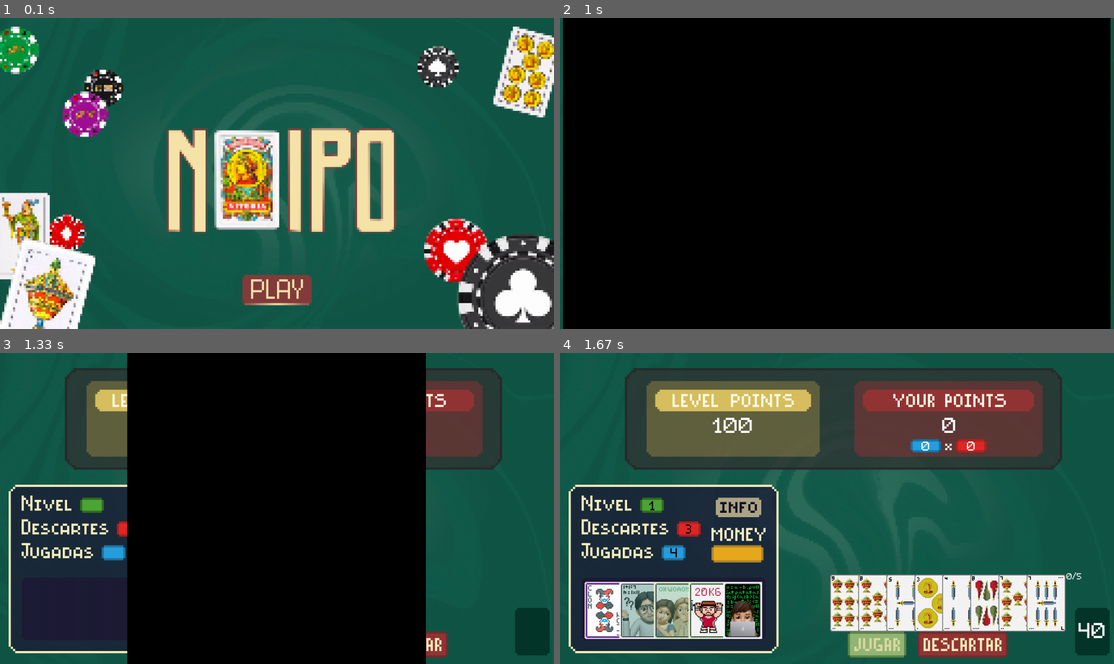
Above: before the commit, frames 1-4 (two rows, left to right).
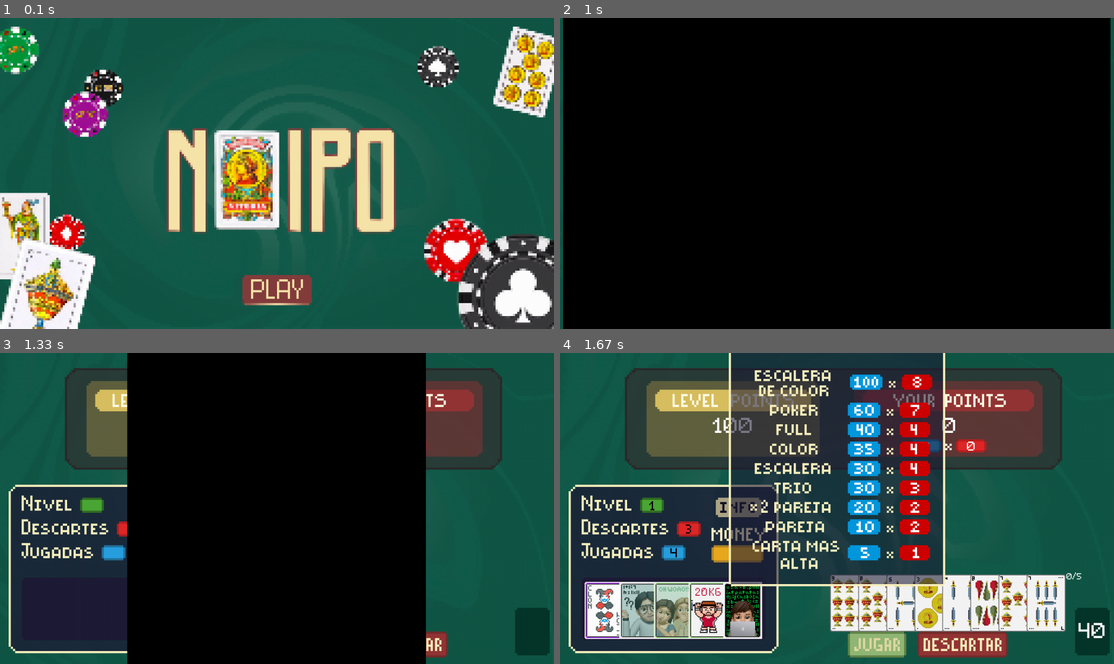
Above: after the commit, the same moments.

Repository: Hsandin7/Practica-TPA
Game: pygame game, started from main.py
Two runs of this game, one before a commit and one after it. Both use one fixed random seed, a clock stepped at 60 frames per second and the inputs below.
Inputs (mouse positions are in pixels of both pictures, inside the frame that each line leads up to):
- Up to frame 1 (0.1 s): no input
- Up to frame 2 (1 s): click (837, 288) at 0.38 s
- Up to frame 3 (1.33 s): click (105, 580) at 1.22 s
- Up to frame 4 (1.67 s): click (737, 508) at 1.55 s

Frames 1-3 are identical in both runs. In frame 4, 24% of the frame differs, in the area x 30-70%, y 0-76%.

Commit message:
Archivo main corregido

Diff:
--- a/main.py
+++ b/main.py
@@ -60,8 +60,12 @@
             case 4:
                 juego.mostrar_menu_guardado(screen)
                 juego.actualizar_menu_guardado(eventos)
-            case _:
-                pass
+            case 5:
+                juego.mostrar_pagina_game_over(screen)
+                juego.actualizar_pagina_game_over(eventos)
+            case 6:
+                juego.mostrar_pantalla_info(screen)
+
 
         if Juego.num_transicion:
             transicion.iniciar(Juego.paginas_transicion[0],
